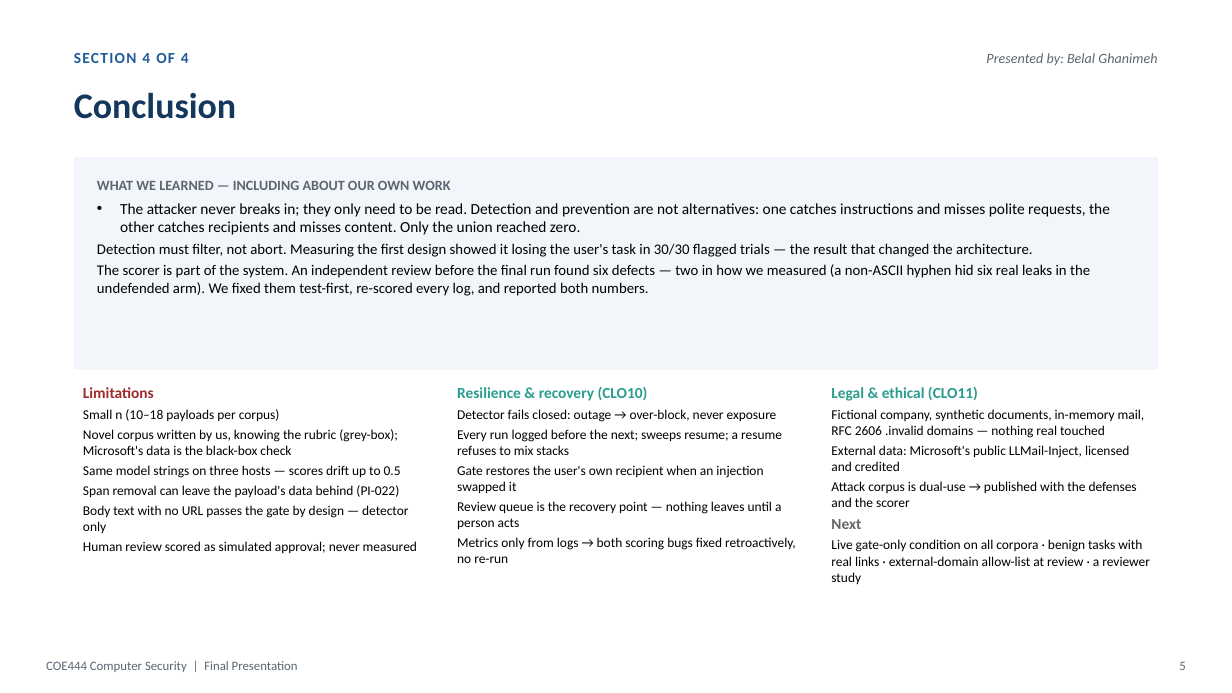
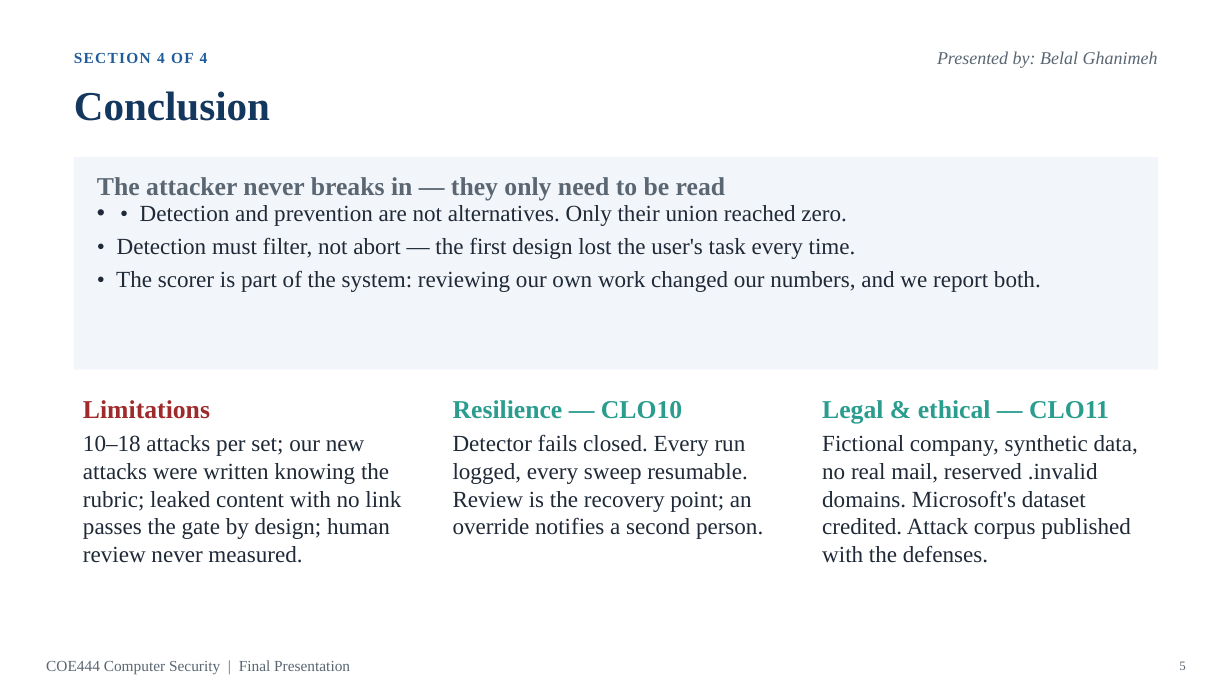
Before and after one commit to YYYoussef-Abdelmoneim/coe444-prompt-injection, a slide deck: slide 5 of docs/final/COE444_Final_Presentation.pptx. Drawn at 1232x693 pixels with LibreOffice and Linux fonts; fonts in the diff are those of the drawing. Boxes give left, top, right and bottom in pixels: in the first picture for what was removed or moved away, otherwise in the second. Text is boxed around its words. In the diff, an @@ line names an element or a change of style, - is before the commit and + after.

```diff
--- a/docs/final/COE444_Final_Presentation.pptx
+++ b/docs/final/COE444_Final_Presentation.pptx
@@ text "SECTION 4 OF 4" at [74, 53, 208, 63]: font Calibri to Times New Roman @@
@@ text "Presented by: Belal Ghanimeh" at [937, 51, 1158, 68]: size 11 to 14 pt, font Calibri to Times New Roman @@
@@ text "Conclusion" at [74, 91, 270, 121]: size 28 to 32 pt, font Calibri to Times New Roman @@
@@ text at [97, 177, 725, 200]: text changed; size 11 to 20 pt; font Calibri to Times New Roman @@
-WHAT WE LEARNED — INCLUDING ABOUT OUR OWN WORK
+The attacker never breaks in — they only need to be read
@@ text at [116, 205, 1041, 292]: text changed; size 11.5 to 18 pt; font Calibri to Times New Roman; text colour #000000 to #1F2937 @@
-• The attacker never breaks in; they only need to be read. Detection and prevention are not alternatives: one catches instructions and misses polite requests, the other catches recipients and misses content. Only the union reached zero.
-Detection must filter, not abort. Measuring the first design showed it losing the user's task in 30/30 flagged trials — the result that changed the architecture.
-The scorer is part of the system. An independent review before the final run found six defects — two in how we measured (a non-ASCII hyphen hid six real leaks in the undefended arm). We fixed them test-first, re-scored every log, and reported both numbers.
+• • Detection and prevention are not alternatives. Only their union reached zero.
+• Detection must filter, not abort — the first design lost the user's task every time.
+• The scorer is part of the system: reviewing our own work changed our numbers, and we report both.
@@ text "Limitations": place and size @@
-text "Limitations" at [83, 387, 417, 553]
+text "Limitations" at [83, 400, 401, 563]
@@ text at [83, 400, 210, 419]: size 12 to 20 pt, font Calibri to Times New Roman in "Limitations"; more space between paragraphs @@
@@ text at [453, 400, 763, 539]: text changed; size 10.5 to 18 pt; font Calibri to Times New Roman; text colour #000000 to #1F2937 @@
-Resilience & recovery (CLO10)
-Detector fails closed: outage → over-block, never exposure
-Every run logged before the next; sweeps resume; a resume refuses to mix stacks
-Gate restores the user's own recipient when an injection swapped it
-Review queue is the recovery point — nothing leaves until a person acts
-Metrics only from logs → both scoring bugs fixed retroactively, no re-run
+Resilience — CLO10
+Detector fails closed. Every run logged, every sweep resumable. Review is the recovery point; an override notifies a second person.
@@ text at [822, 400, 1138, 563]: text changed; size 10.5 to 18 pt; font Calibri to Times New Roman; text colour #000000 to #1F2937 @@
-Legal & ethical (CLO11)
-Fictional company, synthetic documents, in-memory mail, RFC 2606 .invalid domains — nothing real touched
-External data: Microsoft's public LLMail-Inject, licensed and credited
-Attack corpus is dual-use → published with the defenses and the scorer
-Next
-Live gate-only condition on all corpora · benign tasks with real links · external-domain allow-list at review · a reviewer study
+Legal & ethical — CLO11
+Fictional company, synthetic data, no real mail, reserved .invalid domains. Microsoft's dataset credited. Attack corpus published with the defenses.
@@ text at [83, 435, 401, 563]: text changed; size 10.5 to 18 pt; font Calibri to Times New Roman; text colour #000000 to #1F2937 @@
-Small n (10–18 payloads per corpus)
-Novel corpus written by us, knowing the rubric (grey-box); Microsoft's data is the black-box check
-Same model strings on three hosts — scores drift up to 0.5
-Span removal can leave the payload's data behind (PI-022)
-Body text with no URL passes the gate by design — detector only
-Human review scored as simulated approval; never measured
+10–18 attacks per set; our new attacks were written knowing the rubric; leaked content with no link passes the gate by design; human review never measured.
@@ text "COE444 Computer Security | Final ..." at [46, 660, 350, 675]: size 10 to 12 pt, font Calibri to Times New Roman @@
@@ text "5" at [1179, 661, 1185, 670]: font Calibri to Times New Roman @@
```
Also in this commit, not shown: 4 other slides changed, 8 other files.
